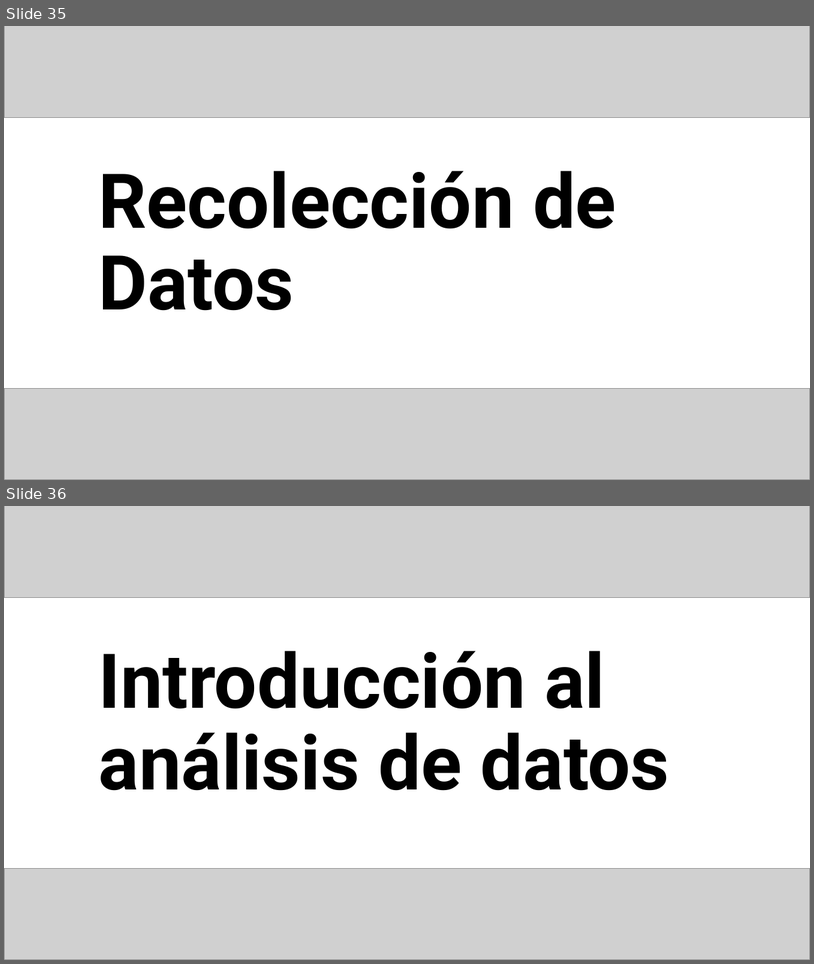
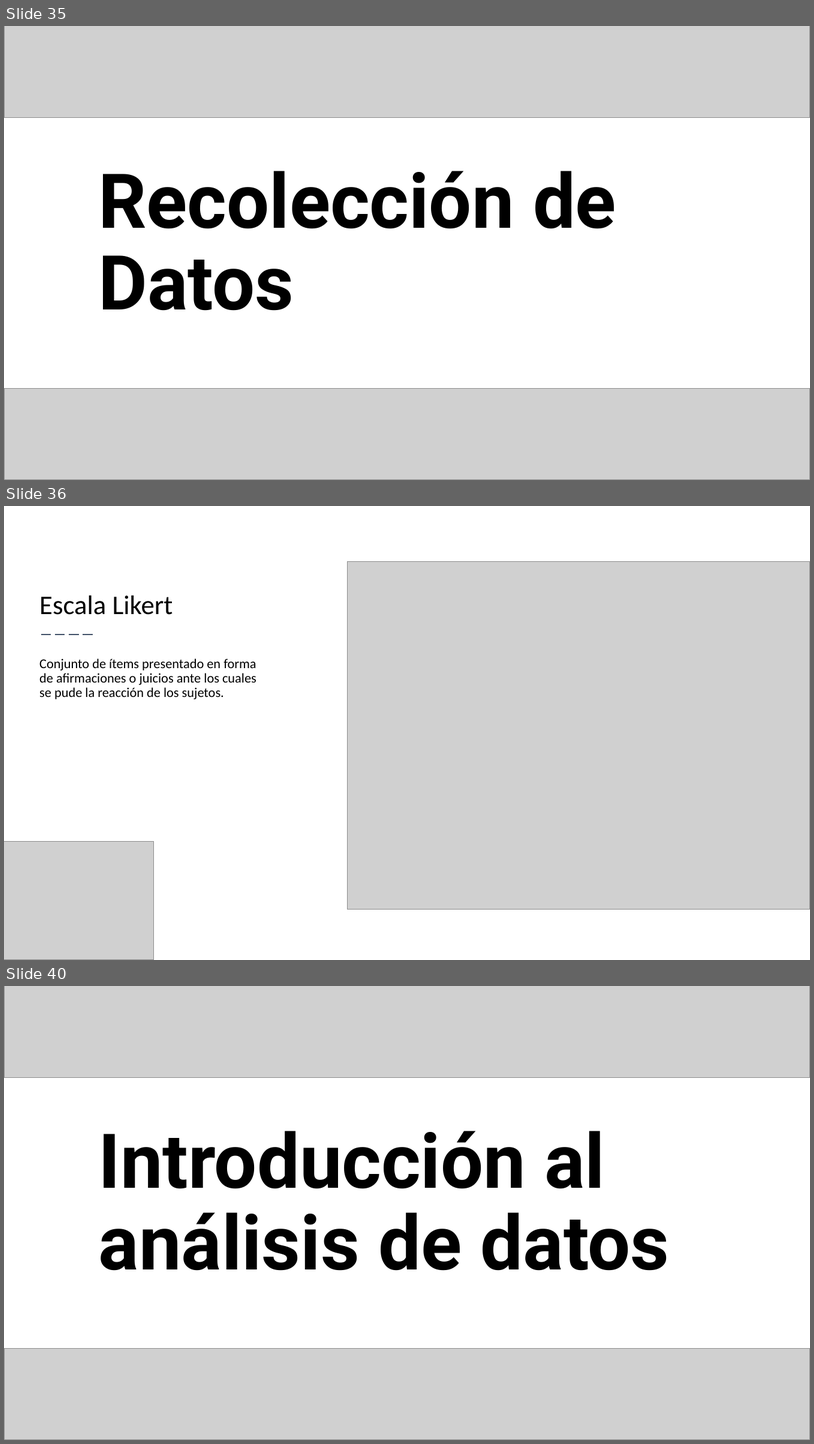
Before and after one commit to Adrifelcha/afchavez-019, a slide deck: JeanPiaget/Presentaciones/04_RecolecciónyAnálisisDatos.pptx. Shown one above the other, each under a label of ours: slides 35 and 36 before the commit, slides 35, 36 and 40 after it; the slides between them are not shown. The pictures are 814x964 and 814x1444 pixels, drawn with LibreOffice and Linux fonts; fonts in the diff are those of the drawing; grey boxes stand for pictures. Boxes give left, top, right and bottom in pixels: in the first picture for what was removed or moved away, otherwise in the second. Text is boxed around its words. In the diff, an @@ line names an element or a change of style, - is before the commit and + after.

```diff
--- a/JeanPiaget/Presentaciones/04_RecolecciónyAnálisisDatos.pptx
+++ b/JeanPiaget/Presentaciones/04_RecolecciónyAnálisisDatos.pptx
@@ slide 36 added at box(4, 506, 810, 960), background #FFFFFF @@
@@ picture added at box(348, 562, 810, 909) @@
@@ title added at box(39, 595, 173, 615), 32 pt, text #000000 @@
+Escala Likert
@@ line added from (41, 635) to (95, 635), #44546A 1.5 pt dashed @@
@@ text added at box(39, 658, 257, 699), 16 pt, text #000000 @@
+Conjunto de ítems presentado en forma de afirmaciones o juicios ante los cuales se pude la reacción de los sujetos.
@@ picture added at box(4, 841, 154, 960) @@
@@ what was slide 36 is now slide 40 @@
```
Also in this commit, not shown: 40 other slides added, 2 slides removed, 2 other files.
